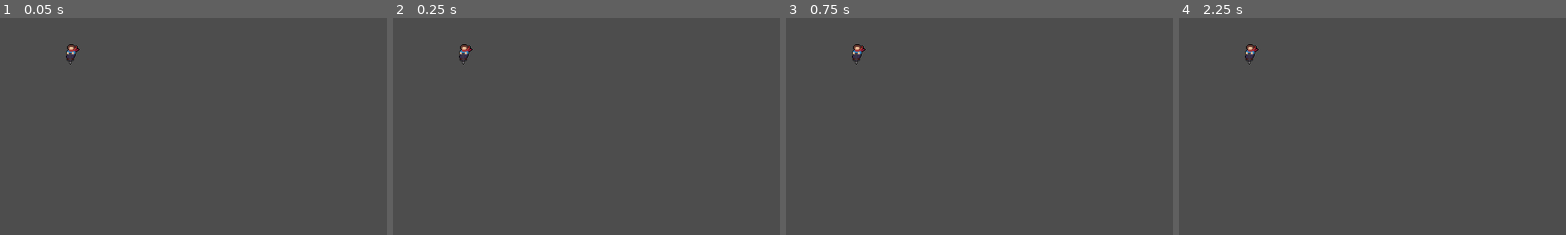
Above: before the commit, frames 1-4 (left to right).
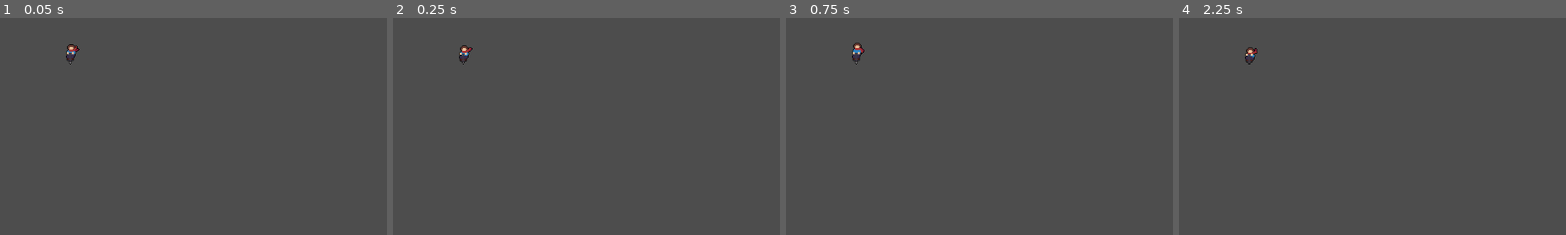
Above: after the commit, the same moments.

Repository: JMQ0598/Pogo-Game-Godot
Game: Godot game, scene res://Assets/Scenes/pogo_girl.tscn
The game is run twice, just before and just after one commit, with the same random seed, the same clock (stepped at 60 frames per second) and the same inputs. This scene is started directly instead of the project's main scene.
Inputs:
- Up to frame 1 (0.05 s): no input
- Up to frame 2 (0.25 s): no input
- Up to frame 3 (0.75 s): tap Enter at 0.5 s
- Up to frame 4 (2.25 s): tap Space at 1.25 s; hold A (walk_left) 1.28-2.03 s; tap Enter at 2 s
The pictures show only the part of the screen within x 0-50%, y 0-50%; the shares and areas given below are measured in that part.

Frame 1 is identical in both runs. In frame 2, 0.1% of the frame differs, in the area x 17-21%, y 12-21%; in frame 3, 0.1%; in frame 4, 0.2%, in the area x 17-21%, y 12-22%.

Commit message:
Set bounce script

Diff:
--- a/pogo-game/Assets/Scenes/pogo_girl.tscn
+++ b/pogo-game/Assets/Scenes/pogo_girl.tscn
@@ -1,5 +1,6 @@
-[gd_scene load_steps=21 format=3 uid="uid://cw56xyjx7etgj"]
+[gd_scene load_steps=22 format=3 uid="uid://cw56xyjx7etgj"]
 
+[ext_resource type="Script" uid="uid://dek7ail07rx5a" path="res://Assets/Scripts/pogo_girl.gd" id="1_5unk0"]
 [ext_resource type="Texture2D" uid="uid://b06bi5m8320tb" path="res://Assets/Sprites/Pogo_Girl.png" id="1_pg05t"]
 [ext_resource type="Texture2D" uid="uid://nkhhxvywn8rq" path="res://Assets/Sprites/Pogo Girl Fall.png" id="2_5unk0"]
 
@@ -137,6 +138,7 @@
 }]
 
 [node name="PogoGirl" type="Node2D"]
+script = ExtResource("1_5unk0")
 
 [node name="Sprite2D" type="Sprite2D" parent="."]
 
@@ -145,4 +147,4 @@
 position = Vector2(108, 53)
 sprite_frames = SubResource("SpriteFrames_qmyka")
 animation = &"bounce"
-frame_progress = 0.55949926
+frame_progress = 0.6637431
--- /dev/null
+++ b/pogo-game/Assets/Scripts/pogo_girl.gd
@@ -0,0 +1,11 @@
+extends Node2D
+
+
+# Called when the node enters the scene tree for the first time.
+func _ready() -> void:
+	$AnimatedSprite2D.play('bounce')
+
+
+# Called every frame. 'delta' is the elapsed time since the previous frame.
+func _process(delta: float) -> void:
+	pass
Not shown, added: pogo-game/Assets/Scripts/pogo_girl.gd.uid
